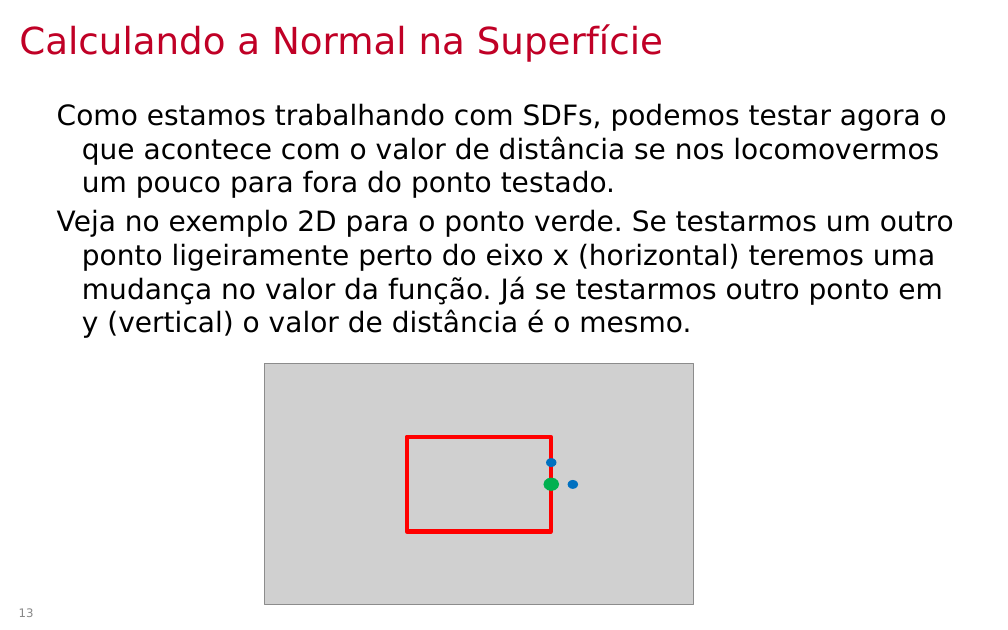
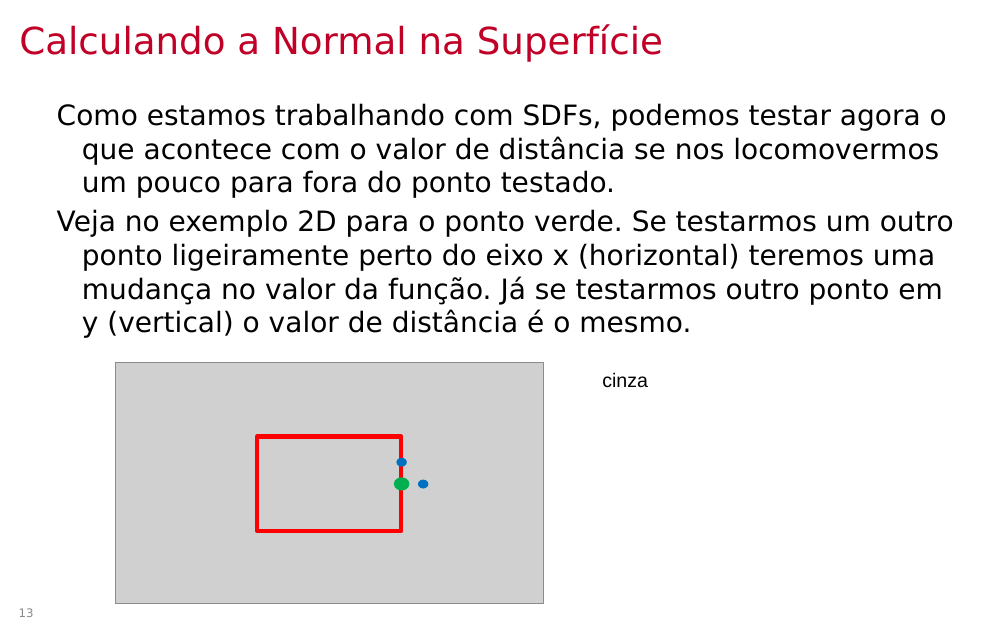
Before and after one commit to lpsoares/ComputacaoGrafica, a slide deck: slide 13 of content/aulas/23-ray_marching/aula23_ray_marching.pptx. Drawn at 1008x630 pixels with LibreOffice and Linux fonts; fonts in the diff are those of the drawing; grey boxes stand for pictures; background and template pictures are left out. Boxes give left, top, right and bottom in pixels: in the first picture for what was removed or moved away, otherwise in the second. Text is boxed around its words. In the diff, an @@ line names an element or a change of style, - is before the commit and + after.

```diff
--- a/content/aulas/23-ray_marching/aula23_ray_marching.pptx
+++ b/content/aulas/23-ray_marching/aula23_ray_marching.pptx
@@ text added at (602,372,648,388), 14 pt, text #000000 @@
+cinza
@@ 3 ellipses, 1 picture, 1 rectangle: place and size @@
-3 ellipses, 1 picture, 1 rectangle at (265,363,694,604)
+3 ellipses, 1 picture, 1 rectangle at (115,363,543,604)
```
Also in this commit, not shown: 5 other slides changed, 2 slides added, 2 other files.
